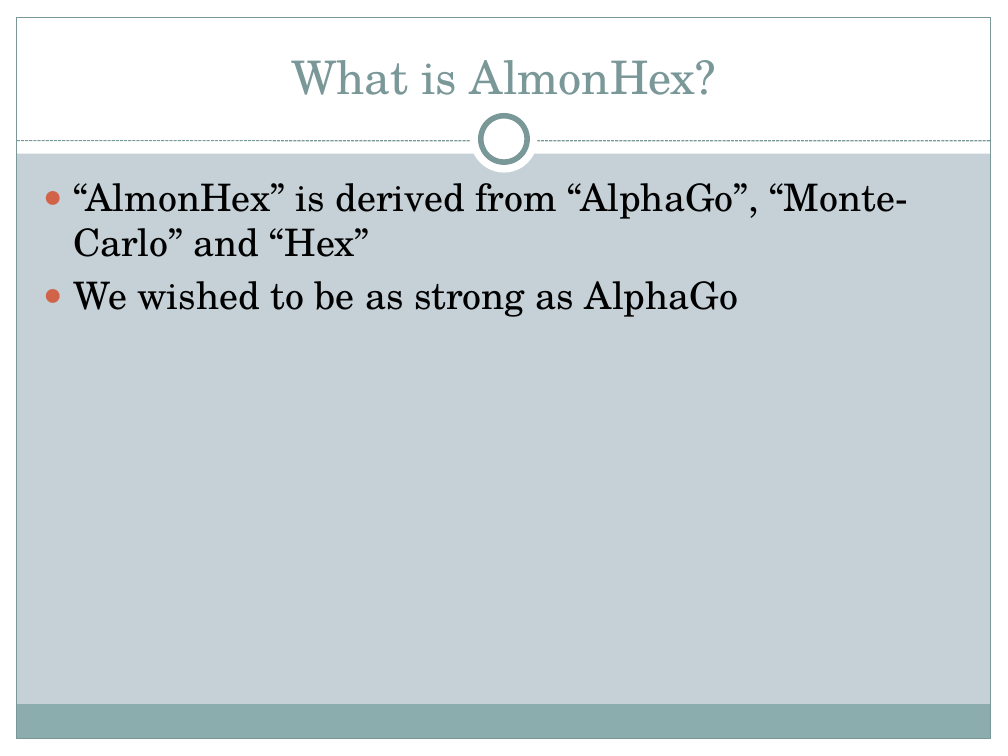
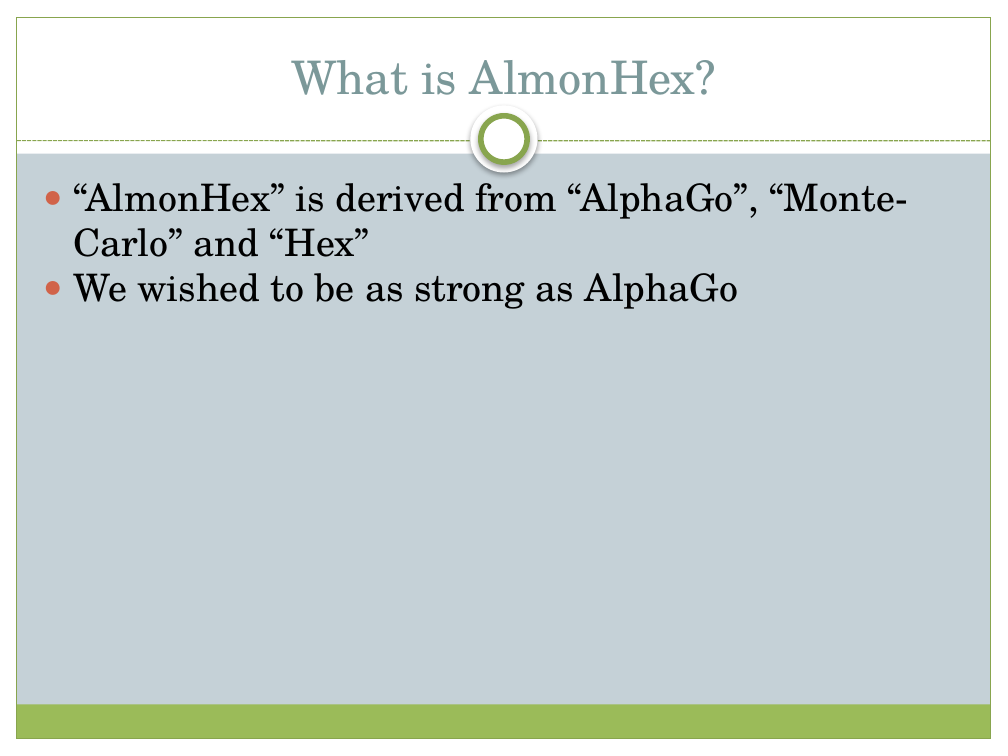
Before and after one commit to ca-joe-yang/Hex, a slide deck: slide 3 of final_proposal.pptx. Drawn at 1008x756 pixels with LibreOffice and Linux fonts; fonts in the diff are those of the drawing. Boxes give left, top, right and bottom in pixels: in the first picture for what was removed or moved away, otherwise in the second. Text is boxed around its words. In the diff, an @@ line names an element or a change of style, - is before the commit and + after.

```diff
--- a/final_proposal.pptx
+++ b/final_proposal.pptx
@@ rectangle at (17, 17, 991, 739): outline #7C999A 0.75 pt to #89A54F 0.74 pt @@
@@ ellipse at (471, 106, 538, 173): shadow on @@
@@ ellipse at (481, 116, 527, 162): outline #7C999A 4 pt to #89A54F 4 pt; shadow on @@
@@ line (17, 141) - (991, 141): stroke #7C999A 0.75 pt dashed to #89A54F 0.74 pt @@
@@ text "“AlmonHex” is derived from “AlphaGo”, ..." at (73, 173, 908, 309): less space between paragraphs @@
@@ rectangle at (16, 705, 990, 739): fill #8CADAE to #9BBB59 @@
```
Also in this commit, not shown: 8 other slides changed, 2 slides added, 3 other files.
